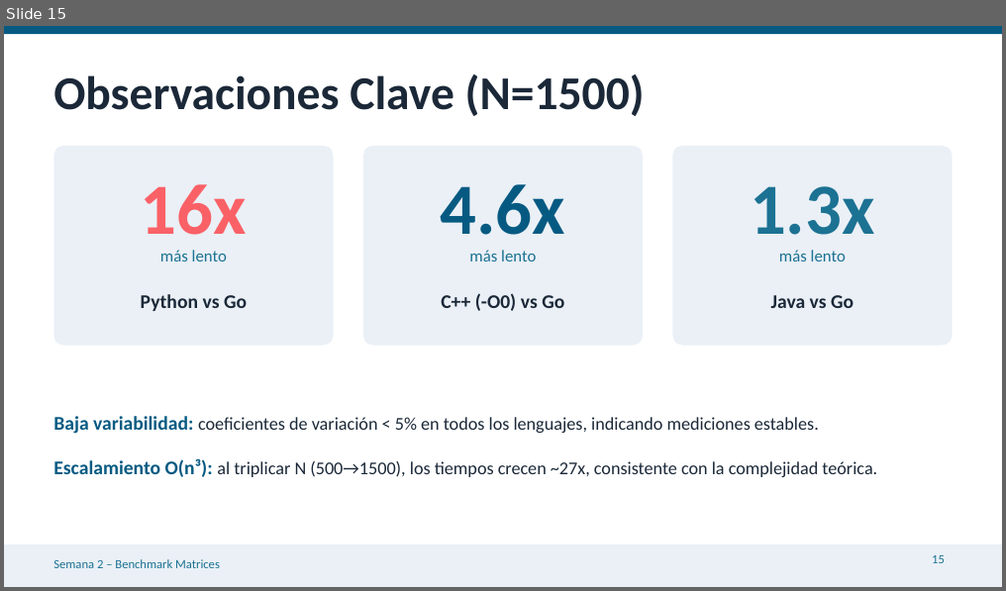
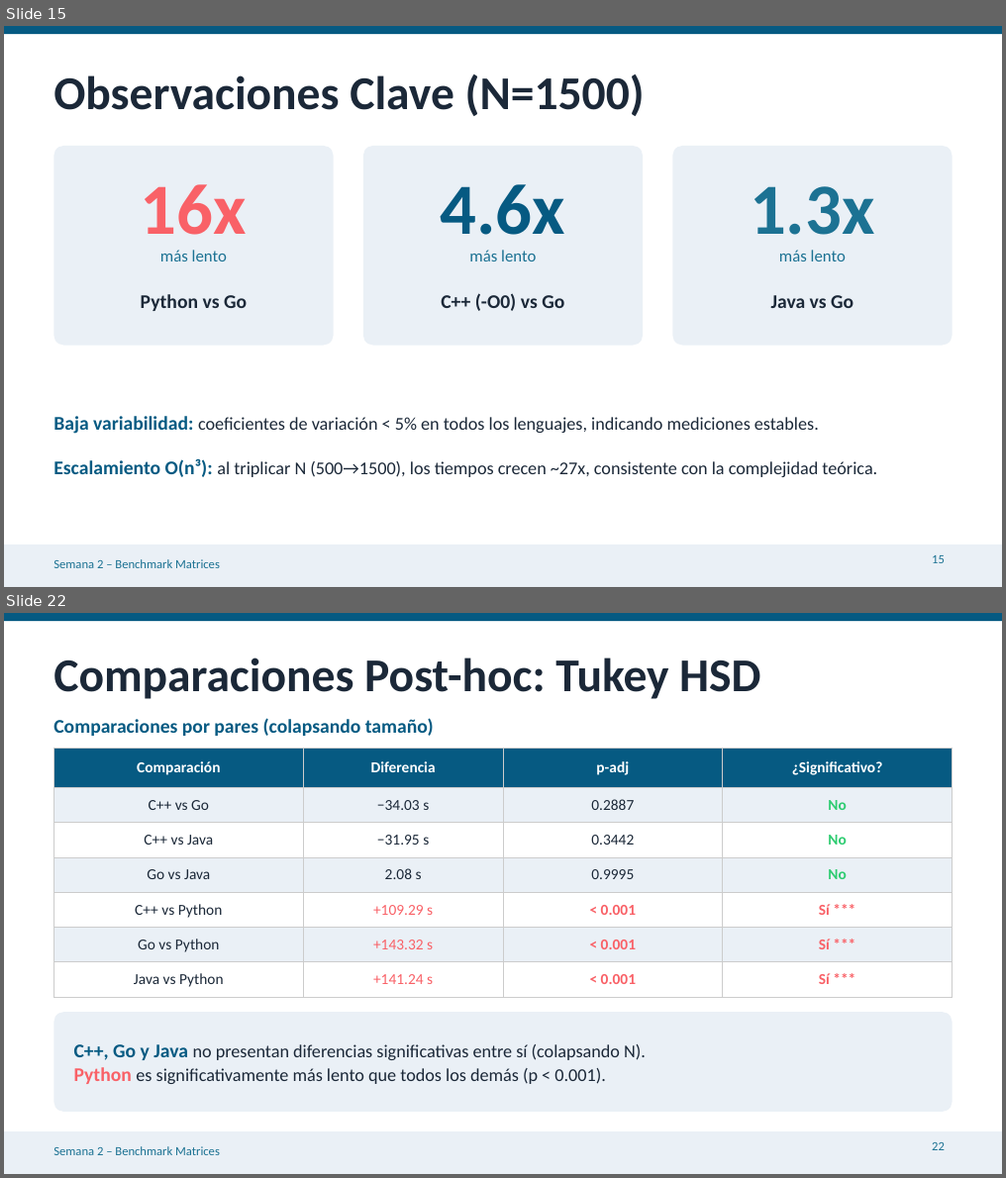
Before and after one commit to jffp-alt/matrix-benchmark, a slide deck: results/Semana2_Benchmark_Matrices.pptx. Shown one above the other, each under a label of ours: slide 15 before the commit, slides 15 and 22 after it; the slides between them are not shown. The pictures are 1006x591 and 1006x1178 pixels, drawn with LibreOffice and Linux fonts; fonts in the diff are those of the drawing. Boxes give left, top, right and bottom in pixels: in the first picture for what was removed or moved away, otherwise in the second. Text is boxed around its words. In the diff, an @@ line names an element or a change of style, - is before the commit and + after.

Commit message:
Update Semana 2 PPTX with statistical analysis slides (23 slides)
Add 7 new slides covering ANOVA two-factor analysis, Tukey HSD
post-hoc comparisons, and 5 statistical charts (bar chart, boxplot,
interaction plot, heatmap, speedup). Update agenda and conclusions.

```diff
--- a/results/Semana2_Benchmark_Matrices.pptx
+++ b/results/Semana2_Benchmark_Matrices.pptx
@@ slide 22 added at [4, 613, 1002, 1174], background #FFFFFF; not listed: 3 template elements that a slide beside it also shows @@
@@ text added at [54, 658, 760, 699], 34 pt, text #1B2838, bold @@
+Comparaciones Post-hoc: Tukey HSD
@@ text added at [54, 718, 434, 736], 14 pt, text #065A82, bold @@
+Comparaciones por pares (colapsando tamaño)
@@ table added at [54, 748, 952, 991], 7 rows, 4 columns @@
+Comparación | Diferencia | p-adj | ¿Significativo?
+C++ vs Go | −34.03 s | 0.2887 | No
+C++ vs Java | −31.95 s | 0.3442 | No
+Go vs Java | 2.08 s | 0.9995 | No
+C++ vs Python | +109.29 s | < 0.001 | Sí ***
+Go vs Python | +143.32 s | < 0.001 | Sí ***
+Java vs Python | +141.24 s | < 0.001 | Sí ***
@@ rounded rectangle added at [54, 1012, 952, 1112], fill #EAF0F6 @@
@@ text added at [74, 1045, 646, 1084], 13 pt, text #1B2838 @@
+C++, Go y Java no presentan diferencias significativas entre sí (colapsando N).
+Python es significativamente más lento que todos los demás (p < 0.001).
@@ page number added at [932, 1143, 944, 1151], 9 pt, text #1C7293 @@
+22
```
Also in this commit, not shown: 1 slide changed, 7 other slides added, 1 slide removed.
